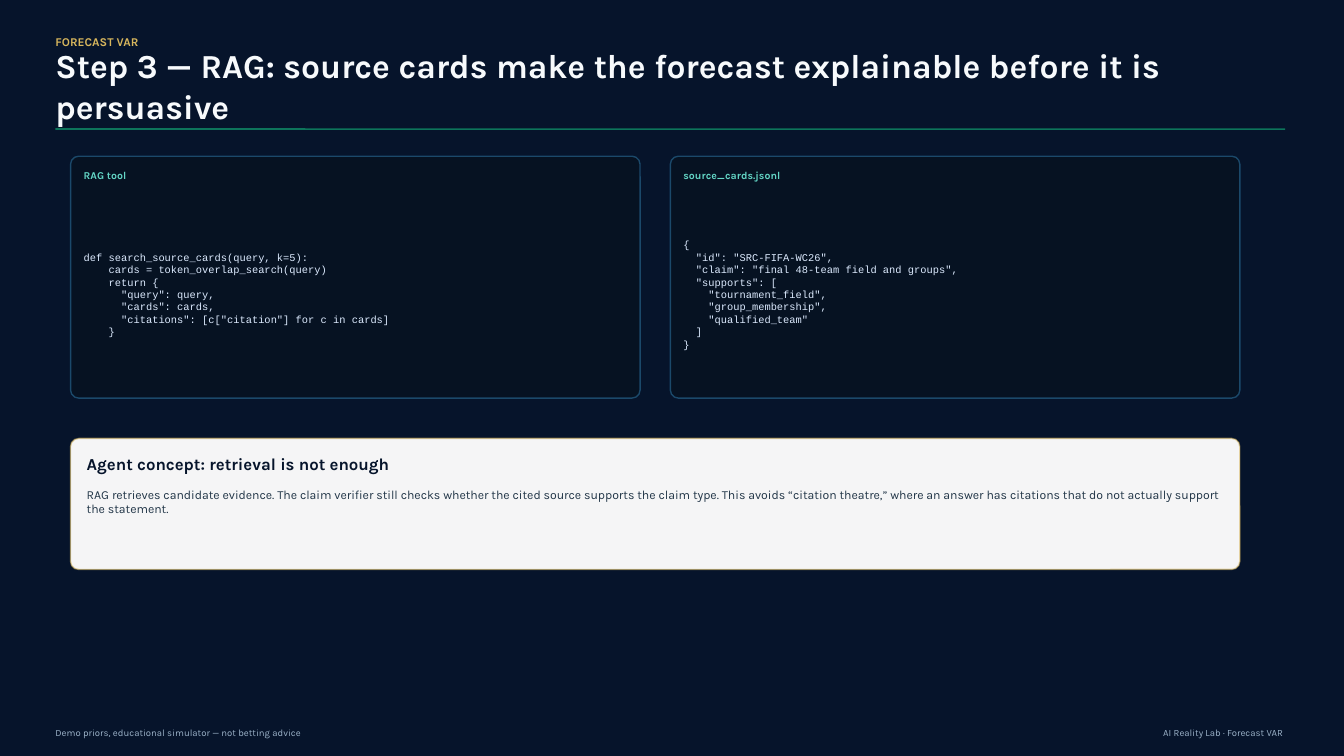
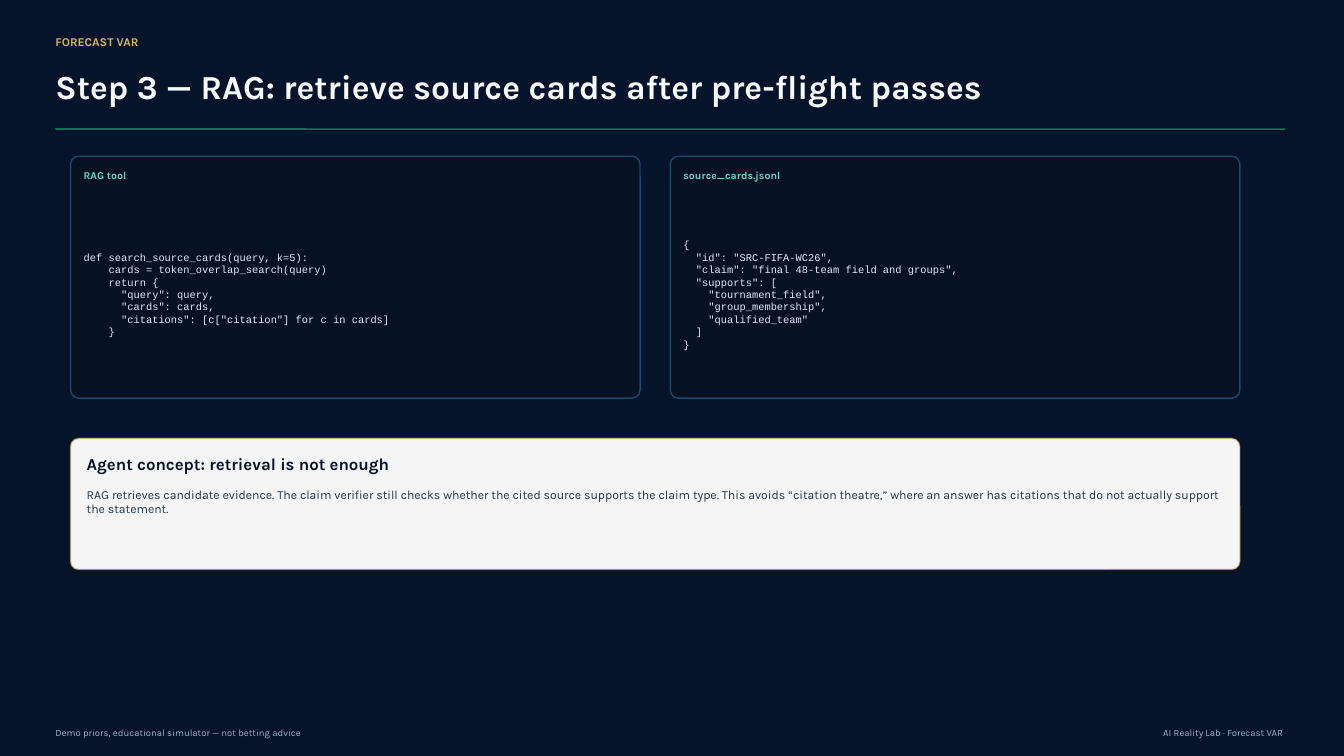
Before and after one commit to monaj07/ai-reality-lab, a slide deck: slide 11 of wc26-forecast-var-agent-episode2/deliverables/new_version/forecast_var_agent_engineering_deck.pptx. Drawn at 1344x756 pixels with LibreOffice and Linux fonts; fonts in the diff are those of the drawing; background and template pictures are left out. Boxes give left, top, right and bottom in pixels: in the first picture for what was removed or moved away, otherwise in the second. Text is boxed around its words. In the diff, an @@ line names an element or a change of style, - is before the commit and + after.

```diff
--- a/wc26-forecast-var-agent-episode2/deliverables/new_version/forecast_var_agent_engineering_deck.pptx
+++ b/wc26-forecast-var-agent-episode2/deliverables/new_version/forecast_var_agent_engineering_deck.pptx
@@ text at [55, 75, 982, 107]: text changed @@
-Step 3 — RAG: source cards make the forecast explainable before it is persuasive
+Step 3 — RAG: retrieve source cards after pre-flight passes
```
Also in this commit, not shown: 12 other slides changed.
